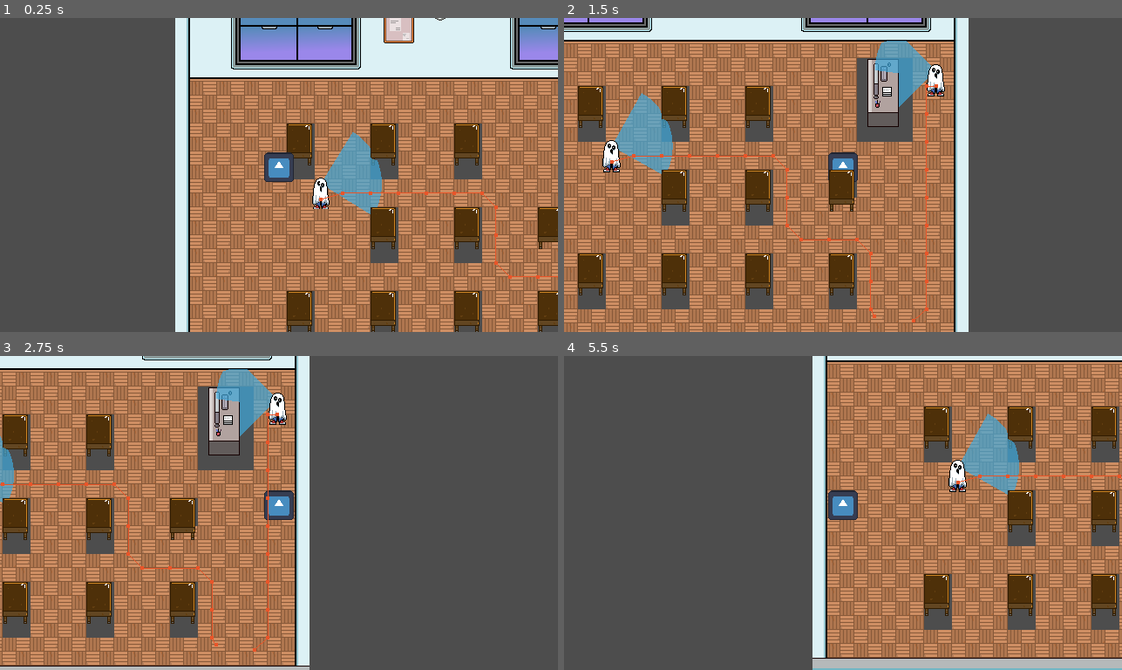
Above: before the commit, frames 1-4 (two rows, left to right).
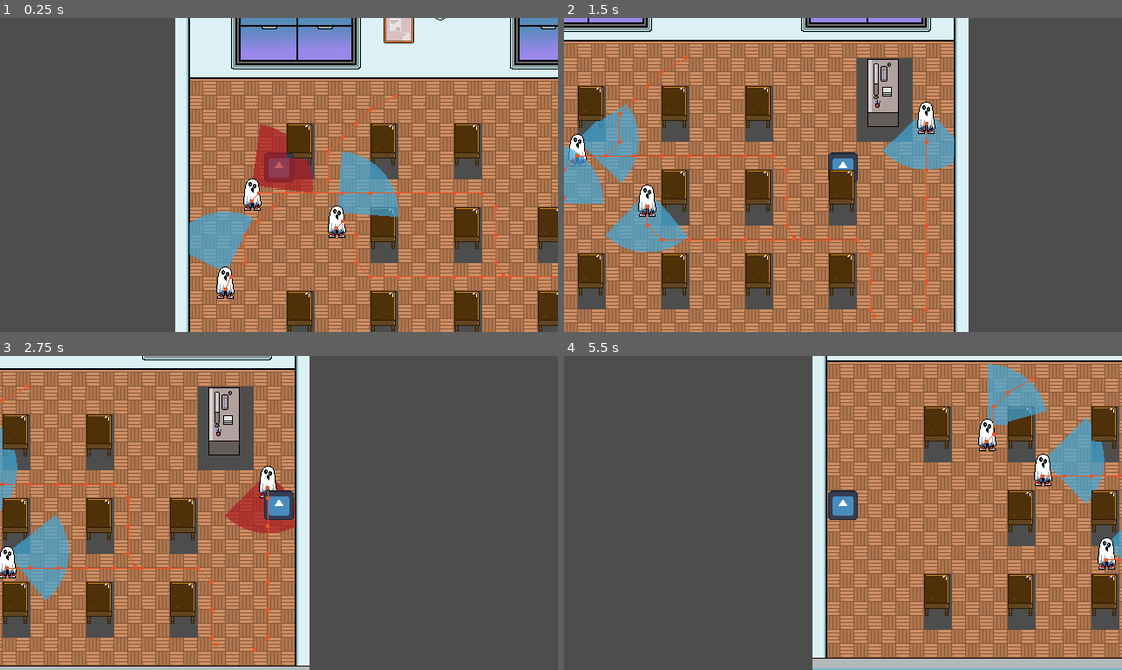
Above: after the commit, the same moments.

Repository: ErikTheBerik/2D-Spooky-Game-Jam-2024
Game: Godot game, scene res://Scenes/Classroom.tscn
The game is run twice, just before and just after one commit, with the same random seed, the same clock (stepped at 60 frames per second) and the same inputs. The engine's default icon, where the game draws it, is replaced by a stand-in: a white triangle on a blue panel in a dark square.
Inputs (mouse positions are in pixels of both pictures, inside the frame that each line leads up to):
- Up to frame 1 (0.25 s): no input
- Up to frame 2 (1.5 s): move the mouse to (965, 159) at 0.52 s; hold D (move_right) 0.53-1.28 s; move the mouse to (731, 190) at 1.27 s; hold S (move_down) from 1.28 s (still down)
- Up to frame 3 (2.75 s): move the mouse to (334, 443) at 2.02 s; release S (move_down) at 2.03 s; hold D (move_right) from 2.03 s (still down)
- Up to frame 4 (5.5 s): move the mouse to (815, 575) at 2.77 s; release D (move_right) at 2.78 s; hold W (move_up) 2.78-3.53 s; move the mouse to (1010, 560) at 3.52 s; hold A (move_left) 3.53-5.03 s; move the mouse to (675, 465) at 4.27 s; move the mouse to (870, 513) at 5.02 s; hold S (move_down) from 5.03 s (still down)

The runs differ from the first frame. In frame 1, 5.6% of the frame differs, in the area x 33-100%, y 24-90%; in frame 2, 8.6%, in the area x 0-70%, y 7-75%; in frame 3, 5.0%; in frame 4, 5.5%.

Commit message:
Enemy fix

Diff:
--- a/Scenes/Classroom.tscn
+++ b/Scenes/Classroom.tscn
@@ -207,7 +207,7 @@
 
 [node name="Floor" type="TileMapLayer" parent="."]
 z_index = -1
-tile_map_data = PackedByteArray("AAD8//j/AAAAAAoAAAD8//n/AAA …(1152 unchanged characters)… AAAoAAAAGAP3/AAAAAAoAAAAHAP3/AAAAAAoAAAAIAP3/AAAAAAoAAAAJAP3/AAAAAAoAAAAKAP3/AAAAAAoAAAALAP3/AAA …(891 unchanged characters)…
+tile_map_data = PackedByteArray("AAD8//j/AAAAAAoAAAD8//n/AAA …(1152 unchanged characters)… AAAoAAAAGAP3/AAAAAAoAAAAHAP3/AAAAAAoAAAAJAP3/AAAAAAoAAAAKAP3/AAAAAAoAAAALAP3/AAA …(891 unchanged characters)…
 tile_set = SubResource("TileSet_d051h")
 
 [node name="Props" type="TileMapLayer" parent="."]
@@ -237,9 +237,19 @@
 [node name="Enemy" parent="." instance=ExtResource("4_tn13y")]
 position = Vector2(379, -224)
 POINTS_A = Array[Vector2]([Vector2(379.253, -218.792), Vector2(-112.672, 41.8857)])
-POINTS_B = Array[Vector2]([Vector2(353.185, 45.2493), Vector2(-120.24, -250.746)])
+POINTS_B = Array[Vector2]([Vector2(353.185, 45.2493), Vector2(-123.168, -251.44)])
 
 [node name="Enemy2" parent="." instance=ExtResource("4_tn13y")]
-position = Vector2(7, -137)
+position = Vector2(18, -100)
 POINTS_A = Array[Vector2]([Vector2(10.9402, -138.066)])
 POINTS_B = Array[Vector2]([Vector2(308.618, 40.2039)])
+
+[node name="Enemy4" parent="." instance=ExtResource("4_tn13y")]
+position = Vector2(-79, -132)
+POINTS_A = Array[Vector2]([Vector2(-79.0403, -137.16), Vector2(-75.0356, -214.581), Vector2(127.86, -146.504)])
+POINTS_B = Array[Vector2]([Vector2(189.263, -263.97), Vector2(215.959, -50.3958)])
+
+[node name="Enemy3" parent="." instance=ExtResource("4_tn13y")]
+position = Vector2(-102, -27)
+POINTS_A = Array[Vector2]([Vector2(-113.393, -190.964), Vector2(316.305, -136.306)])
+POINTS_B = Array[Vector2]([Vector2(136.353, 44.4871), Vector2(92.6263, -262.44)])
--- a/enemies/enemy.gd
+++ b/enemies/enemy.gd
@@ -45,7 +45,7 @@
 var m_GoingToA: bool = true;
 var m_Direction := Vector2.ZERO;
 var m_Animation := "idle";
-var m_TargetPos := Vector2.ZERO
+var m_TargetPos := Vector2.ZERO;
 
 func _ready() -> void:
 	m_Direction = Vector2.RIGHT;
@@ -159,7 +159,6 @@
 
 	var index := randi_range(0, size-1);
 	m_TargetPos = somePoints[index];
-	navigation.target_position = m_TargetPos
 
 
 func SetState(newState: State) -> void:
@@ -182,7 +181,6 @@
 func OnEnteredIdle() -> void:
 	print("ENTERED IDLE");
 	m_Timer = randf_range(MIN_IDLE_TIME, MAX_IDLE_TIME)
-	velocity = Vector2.ZERO;
 	m_Animation = "idle"
 
 func OnEnteredWalking() -> void:
@@ -208,6 +206,7 @@
 
 ## PROCESS STATES ##
 func ProcessIdle(delta: float) -> void:
+	velocity = Vector2.ZERO
 	m_Timer -= delta;
 	if (m_Timer <= 0):
 		SetState(State.Walking);
@@ -217,7 +216,7 @@
 
 
 func ProcessWalking(delta: float) -> void:
-
+	navigation.target_position = m_TargetPos;
 	var target: Vector2 = navigation.get_next_path_position()
 	var desiredDirection := global_position.direction_to(target)
 
@@ -229,12 +228,9 @@
 	else:
 		velocity = newVelocity
 
-func _on_idle_timer_end() -> void:
-	m_State = State.Walking;
-
-
 func _on_navigation_agent_2d_velocity_computed(safe_velocity: Vector2) -> void:
-	velocity = safe_velocity
+	if m_State == State.Walking:
+		velocity = safe_velocity
 
 
 func _on_vision_cone_area_body_entered(body: Node2D) -> void:
--- a/enemies/enemy.tscn
+++ b/enemies/enemy.tscn
@@ -89,6 +89,8 @@
 ROTATION_SPEED = 8.0
 alert_color = Color(0.678431, 0.105882, 0.137255, 0.705882)
 vision_color = Color(0.246022, 0.66931, 0.876344, 0.686275)
+MIN_IDLE_TIME = 3.0
+MAX_IDLE_TIME = 6.0
 metadata/_edit_group_ = true
 
 [node name="CollisionShape2D" type="CollisionShape2D" parent="."]
@@ -117,7 +119,6 @@
 path_desired_distance = 5.0
 target_desired_distance = 5.0
 path_postprocessing = 1
-avoidance_enabled = true
 debug_enabled = true
 debug_use_custom = true
 debug_path_custom_color = Color(0.91375, 0.332255, 0.161062, 1)
@@ -126,7 +127,7 @@
 sprite_frames = SubResource("SpriteFrames_dten2")
 animation = &"idle"
 autoplay = "idle"
-frame_progress = 0.611111
+frame_progress = 0.420311
 offset = Vector2(0, -8)
 
 [connection signal="body_entered" from="VisionCone2D/VisionConeArea" to="." method="_on_vision_cone_area_body_entered"]
